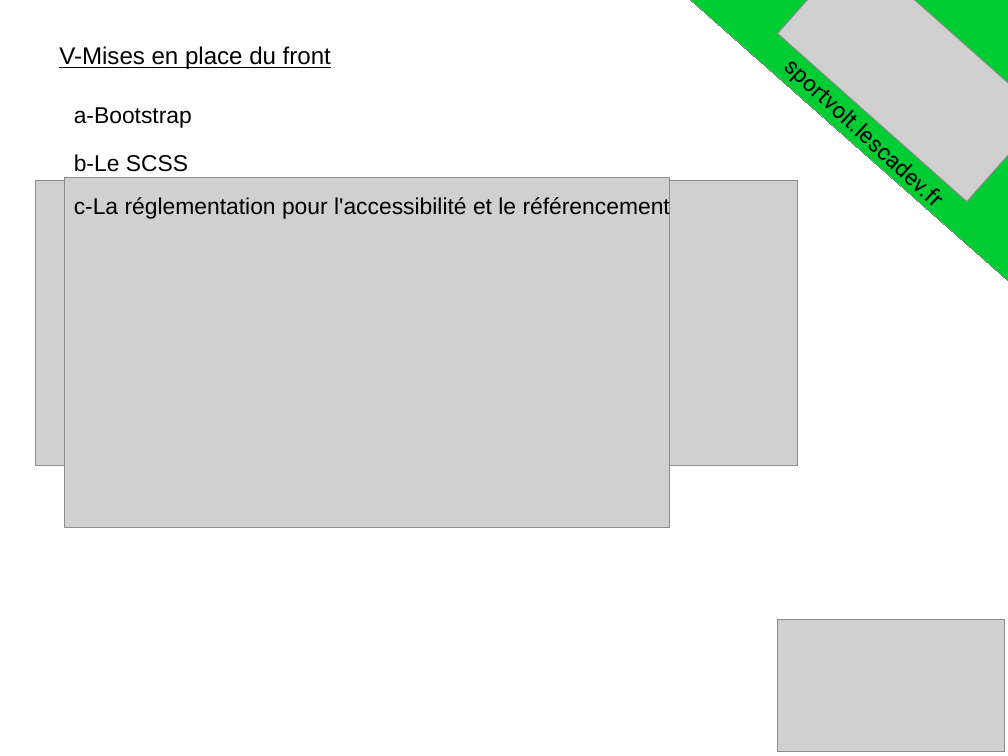
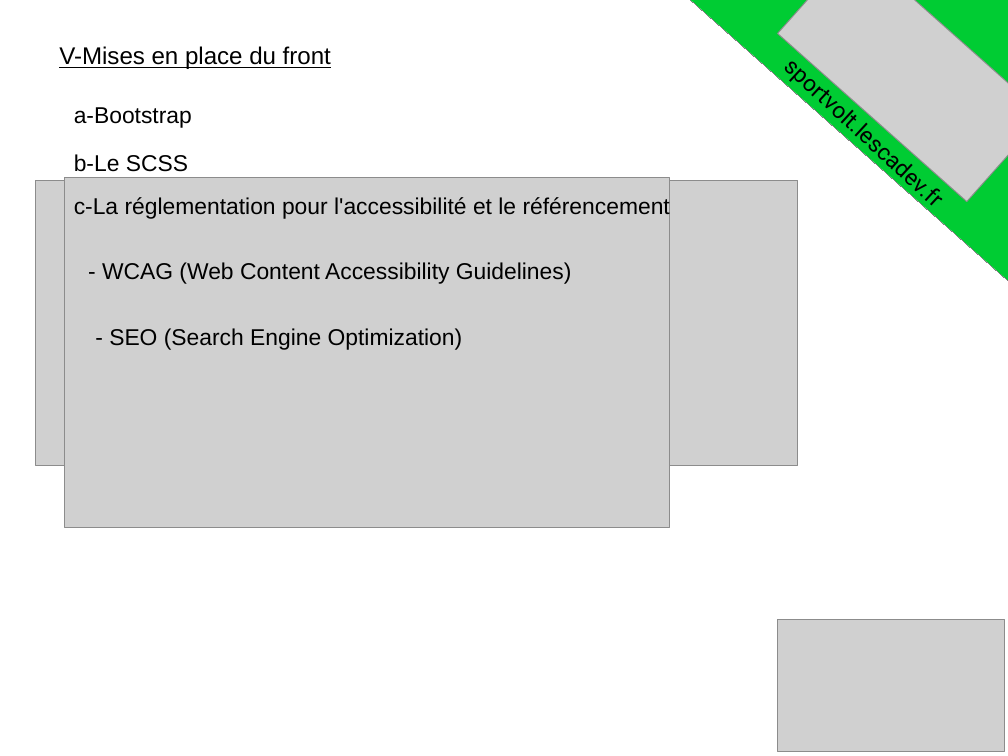
Before and after one commit to Papibadiste/ProjetFinDeFormation, a slide deck: slide 6 of CDC ect/diapo de la presentation.odp. Drawn at 1008x756 pixels with LibreOffice and Linux fonts; fonts in the diff are those of the drawing; grey boxes stand for pictures. Boxes give left, top, right and bottom in pixels: in the first picture for what was removed or moved away, otherwise in the second. Text is boxed around its words. In the diff, an @@ line names an element or a change of style, - is before the commit and + after.

```diff
--- a/CDC ect/diapo de la presentation.odp
+++ b/CDC ect/diapo de la presentation.odp
@@ text added at [102,262,572,284], 18 pt, text #000000 @@
+- WCAG (Web Content Accessibility Guidelines)
@@ text added at [109,328,463,350], 18 pt, text #000000 @@
+- SEO (Search Engine Optimization)
```
Also in this commit, not shown: 2 other slides changed, 6 other files.
